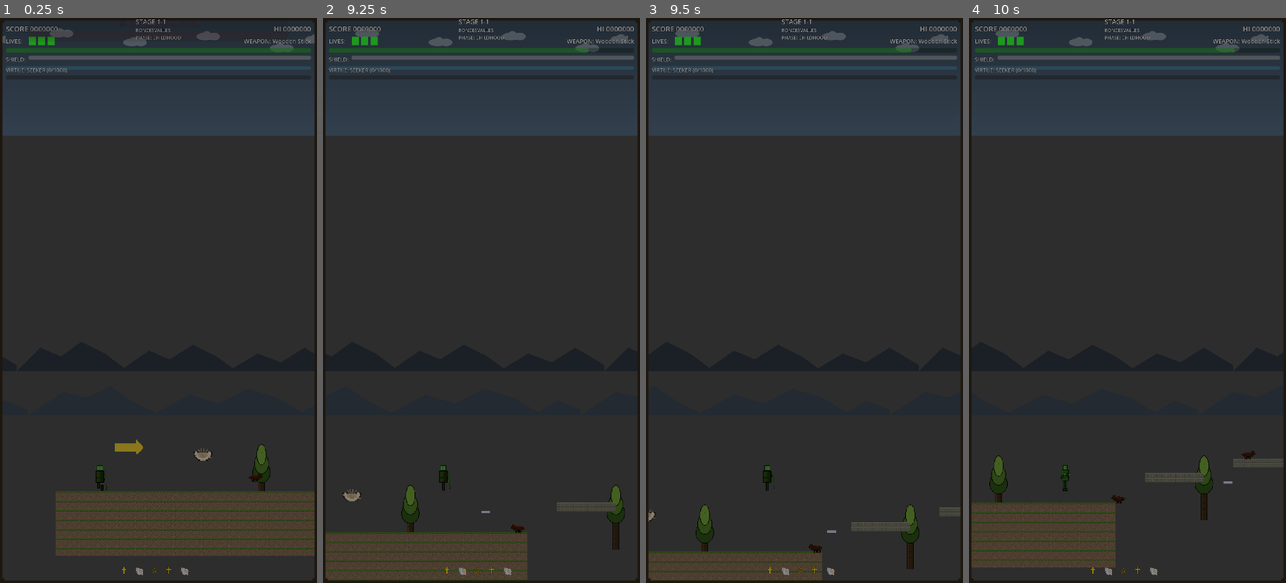
Above: before the commit, frames 1-4 (left to right).
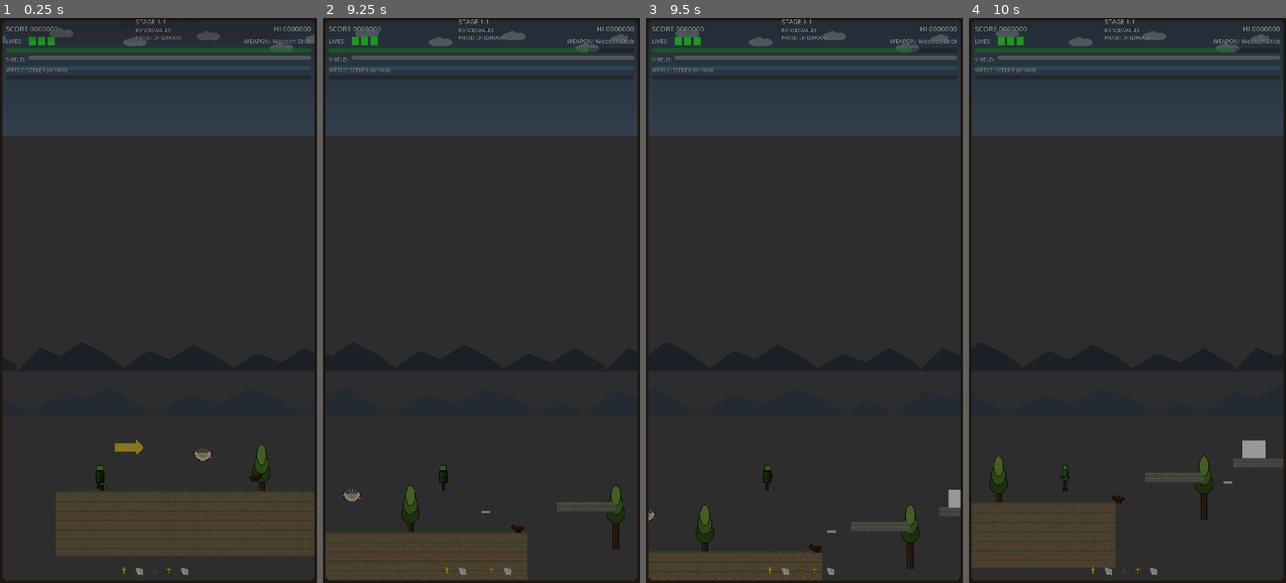
Above: after the commit, the same moments.

Repository: juanrafernandez/pilgrim
Game: Godot game, scene res://scenes/levels/level_01.tscn
The game is run twice, just before and just after one commit, with the same random seed, the same clock (stepped at 60 frames per second) and the same inputs. This scene is started directly instead of the project's main scene.
Inputs:
- Up to frame 1 (0.25 s): no input
- Up to frame 2 (9.25 s): tap Enter (ui_accept) at 0.5 s; hold Right (move_right) 0.53-2.03 s; tap S (attack) at 0.6, 3.6, 6.6 s; tap A (jump) at 0.77, 1.52, 3.02, 3.77, 4.52, 6.02, 6.77, 7.52, 9.02 s; tap Q (block) at 1.35, 4.35, 7.35 s; hold Left (move_left) 2.03-2.78 s; hold Down (crouch) 2.03-2.78 s; hold Right (move_right) 2.78-4.28 s; tap W (special) at 2.85, 5.85, 8.85 s; hold Left (move_left) 4.28-5.03 s; hold Right (move_right) 5.03-5.78 s; hold Down (crouch) 5.03-5.78 s; hold Left (move_left) 5.78-7.28 s; hold Right (move_right) from 7.28 s (still down); hold Down (crouch) 8.03-8.78 s
- Up to frame 3 (9.5 s): keep holding Right (move_right)
- Up to frame 4 (10 s): release Right (move_right) at 9.53 s; hold Left (move_left) from 9.53 s (still down); tap S (attack) at 9.6 s; tap A (jump) at 9.77 s

Frames 1-2 are identical in both runs. In frame 3, 0.1% of the frame differs, in the area x 95-100%, y 83-87%; in frame 4, 0.2%, in the area x 86-94%, y 74-79%.
Error after the commit: Trying to assign value of type 'ColorRect' to a variable of type 'AnimatedSprite2D'. (res://scripts/enemies/enemy.gd:76)

Commit message:
fix(wolf): prevent continuous contact bouncing and add cows to level
Wolf contact behavior:
- Increased recoil velocity: 200 -> 300 (separates from player better)
- Increased recoil duration: 0.15s -> 0.4s (cooldown before chasing again)
- Prevents continuous backward steps when in contact with player

Level changes:
- Added cow enemy resource to level_01
- Changed 4 wolves to cows for enemy variety
- Now player can distinguish: wolves (small, brown) vs cows (normal, white)

Diff:
--- a/scenes/levels/level_01.tscn
+++ b/scenes/levels/level_01.tscn
@@ -1,9 +1,10 @@
-[gd_scene load_steps=42 format=3 uid="uid://b8xm3k9p2vwq1"]
+[gd_scene load_steps=43 format=3 uid="uid://b8xm3k9p2vwq1"]
 
 [ext_resource type="Script" path="res://scripts/levels/level_01.gd" id="1_script"]
 [ext_resource type="PackedScene" uid="uid://bpf5qr1j0mjf8" path="res://scenes/characters/player.tscn" id="2_player"]
 [ext_resource type="Script" path="res://scripts/core/camera_controller.gd" id="3_camera"]
 [ext_resource type="PackedScene" path="res://scenes/enemies/enemy_wolf.tscn" id="4_wolf"]
+[ext_resource type="PackedScene" uid="uid://cow123456" path="res://scenes/enemies/enemy_cow.tscn" id="4_cow"]
 [ext_resource type="Texture2D" path="res://assets/backgrounds/sky_gradient.png" id="5_sky"]
 [ext_resource type="Texture2D" path="res://assets/backgrounds/clouds.png" id="6_clouds"]
 [ext_resource type="Texture2D" path="res://assets/backgrounds/mountains_far.png" id="7_mountains_far"]
@@ -476,10 +477,10 @@
 [node name="Wolf1" parent="Enemies" instance=ExtResource("4_wolf")]
 position = Vector2(650, 1600)
 
-[node name="Wolf2" parent="Enemies" instance=ExtResource("4_wolf")]
+[node name="Cow2" parent="Enemies" instance=ExtResource("4_cow")]
 position = Vector2(1600, 1480)
 
-[node name="Wolf3A" parent="Enemies" instance=ExtResource("4_wolf")]
+[node name="Cow3A" parent="Enemies" instance=ExtResource("4_cow")]
 position = Vector2(2450, 1430)
 
 [node name="Wolf3B" parent="Enemies" instance=ExtResource("4_wolf")]
@@ -491,13 +492,13 @@
 [node name="Wolf4B" parent="Enemies" instance=ExtResource("4_wolf")]
 position = Vector2(3850, 1600)
 
-[node name="Wolf5A" parent="Enemies" instance=ExtResource("4_wolf")]
+[node name="Cow5A" parent="Enemies" instance=ExtResource("4_cow")]
 position = Vector2(5000, 1600)
 
 [node name="Wolf5B" parent="Enemies" instance=ExtResource("4_wolf")]
 position = Vector2(5600, 1530)
 
-[node name="Wolf6" parent="Enemies" instance=ExtResource("4_wolf")]
+[node name="Cow6" parent="Enemies" instance=ExtResource("4_cow")]
 position = Vector2(6500, 1600)
 
 [node name="Wolf7A" parent="Enemies" instance=ExtResource("4_wolf")]
--- a/scripts/enemies/enemy_wolf.gd
+++ b/scripts/enemies/enemy_wolf.gd
@@ -253,12 +253,12 @@
 
 		# Enemy recoils with a short bounce
 		var enemy_recoil_dir = -knockback_dir  # Opposite direction
-		var enemy_recoil_velocity = enemy_recoil_dir * 200.0  # Short, snappy recoil
+		var enemy_recoil_velocity = enemy_recoil_dir * 300.0  # Stronger recoil to separate from player
 
 		# Apply recoil impulse and activate recoil state
 		velocity.x = enemy_recoil_velocity
 		is_recoiling = true
-		recoil_timer = recoil_duration  # Lock AI for 0.15 seconds
+		recoil_timer = 0.4  # Longer cooldown (0.4s instead of 0.15s)
 
 		# WOLF-SPECIFIC: Reset chase timer and STAY in CHASE (don't go to PATROL)
 		chase_timer = CHASE_DURATION
